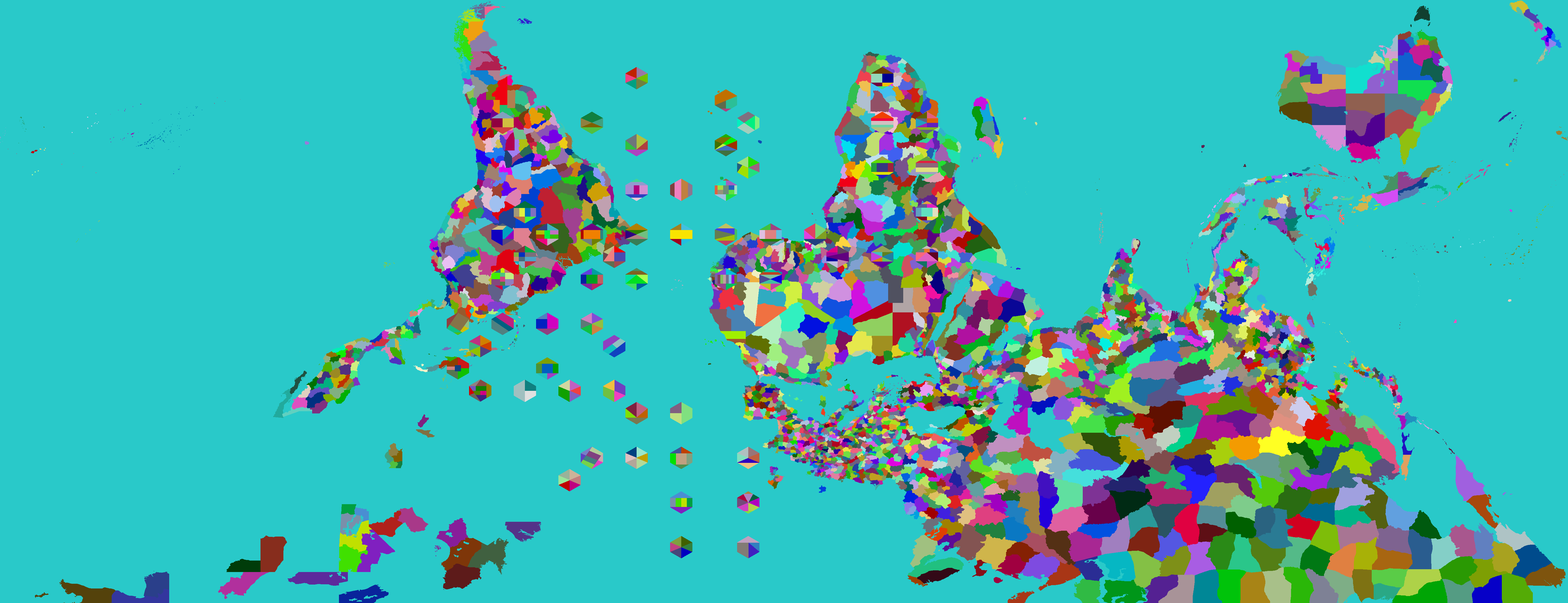
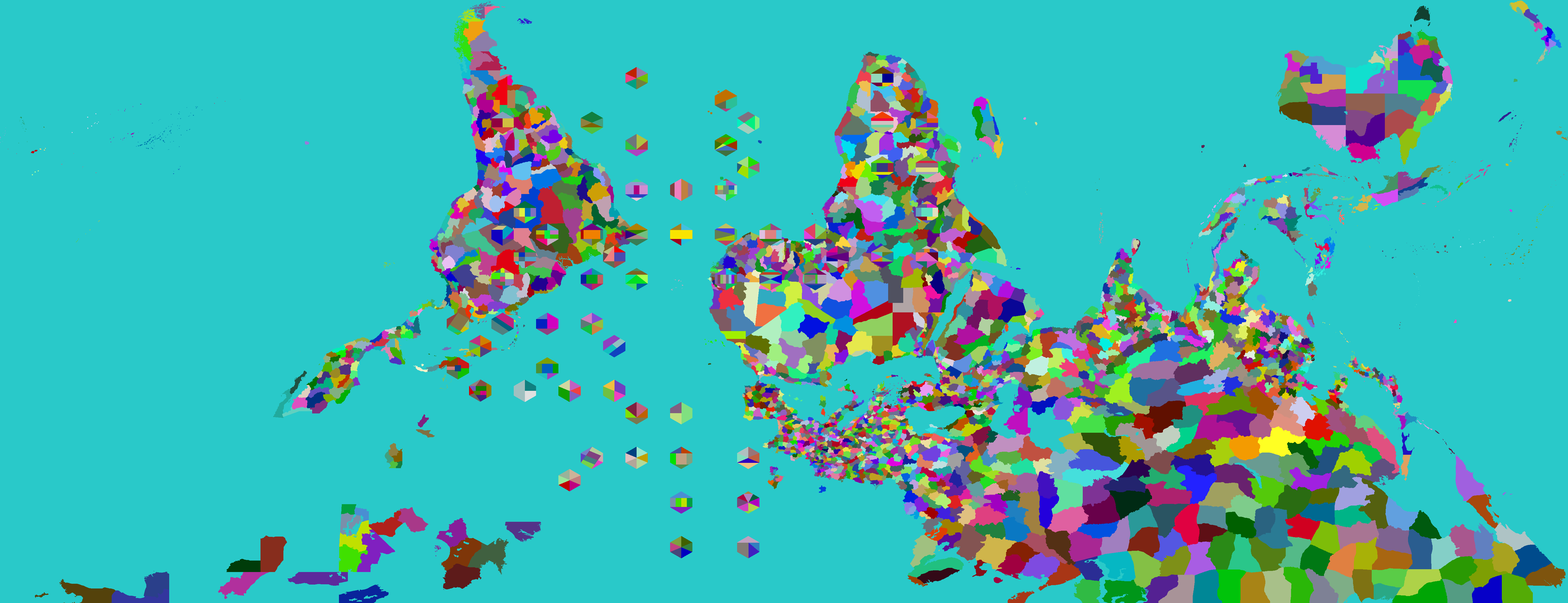
Layers edited between the first and the second w=1568, h=603 image:
painted on "Provinces" over [794, 268, 827, 475]
